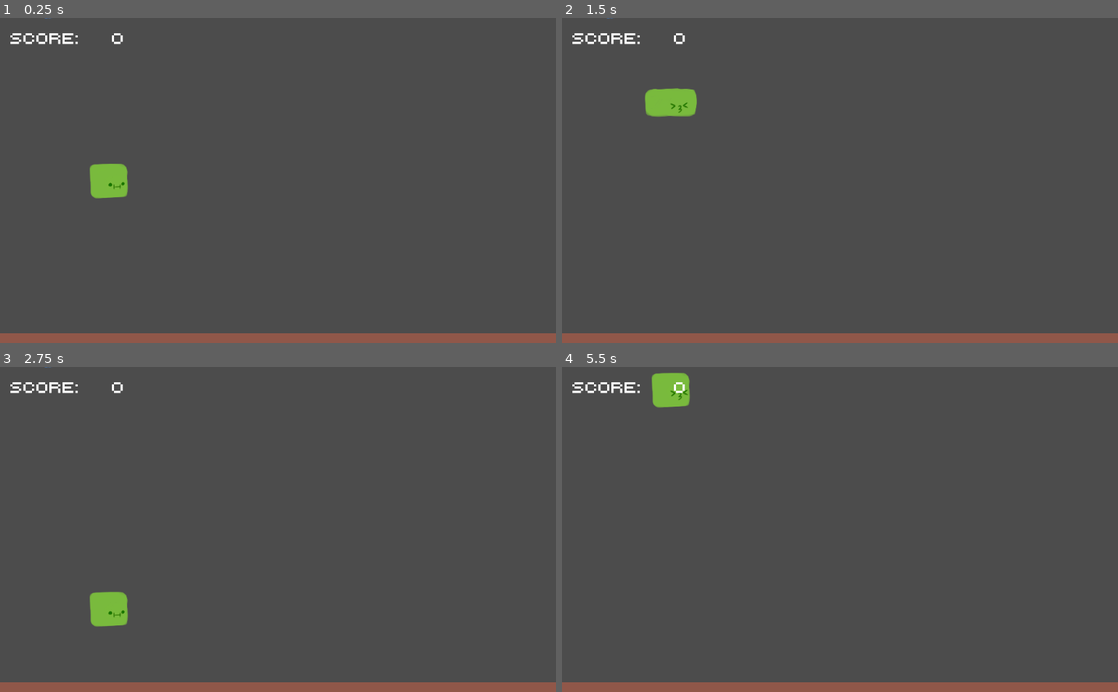
Above: before the commit, frames 1-4 (two rows, left to right).
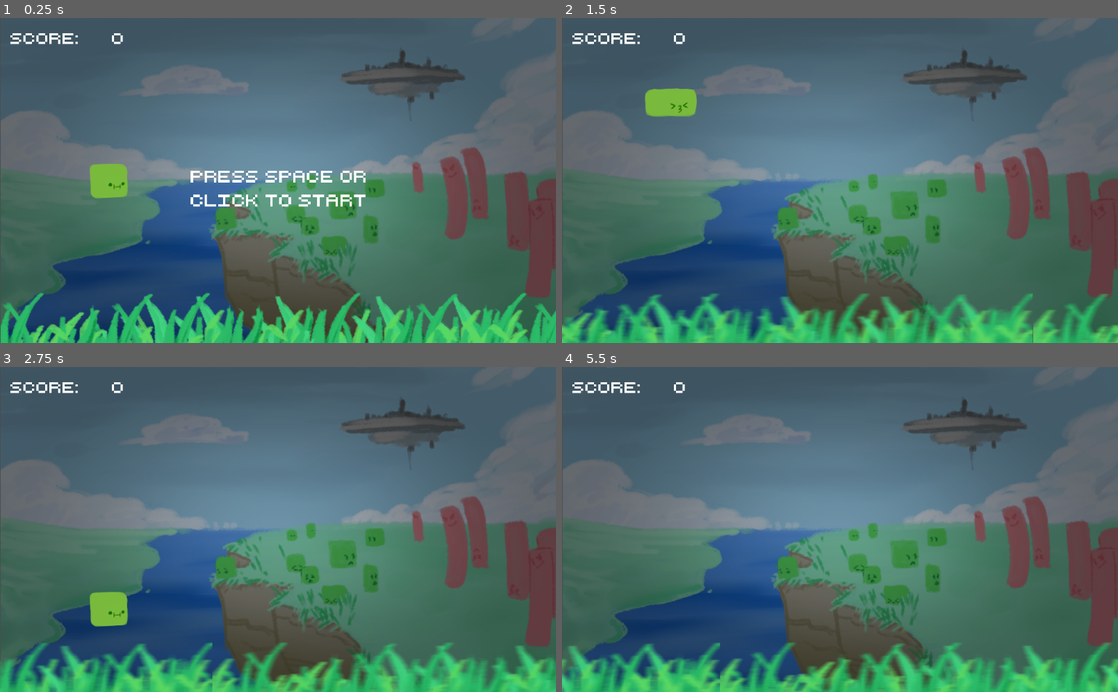
Above: after the commit, the same moments.

Repository: CoryParsnipson/bouncy-block
Game: Godot game, scene res://Main.tscn
The game is run twice, just before and just after one commit, with the same random seed, the same clock (stepped at 60 frames per second) and the same inputs.
Inputs:
- Up to frame 1 (0.25 s): no input
- Up to frame 2 (1.5 s): tap Space (ui_select) at 0.5 s; hold Space (ui_select) 0.53-1.28 s; tap Enter (ui_accept) at 0.77, 0.8, 1.07, 1.35 s
- Up to frame 3 (2.75 s): tap Enter (ui_accept) at 1.52, 1.82, 2.3 s; tap Space (ui_select) at 1.55 s; hold Space (ui_select) from 2.03 s (still down)
- Up to frame 4 (5.5 s): release Space (ui_select) at 2.78 s; tap Space (ui_select) at 2.85, 4.35 s; tap Enter (ui_accept) at 3.02, 3.32, 4.52, 4.82, 5.3 s; hold Enter (ui_accept) 3.53-4.28 s; hold Space (ui_select) from 5.03 s (still down)

The runs differ from the first frame. In frame 1, 80% of the frame differs, in the area x 0-100%, y 0-100%; in frame 2, 80%; in frame 3, 80%; in frame 4, 82%.
Error after the commit: Attempt to call function 'play' in base 'null instance' on a null instance. (res://Main.gd:110)

Commit message:
Add background and foreground art.

Diff:
--- a/Main.gd
+++ b/Main.gd
@@ -6,12 +6,13 @@
 export var barrier_wait_time_max = 3
 export var barrier_gap_radius_min = 80
 export var barrier_gap_radius_max = 120
-export var barrier_min_buffer = 100
+export var barrier_min_buffer = 50
 export var barrier_max_buffer = 100
+export var foreground_speed = 20
 
 export var score = 0
 export var level = 0
-export var to_next_level = 1
+export var to_next_level = 10
 export var barrier_speed = 0
 export var barrier_offset_min = 0
 export var barrier_offset_max = 0
@@ -31,6 +32,7 @@
 	$BarrierUpper/AnimatedSprite.flip_h = true
 
 	reset()
+	$NotificationLabel.text = "Press Space or\nClick to start"
 
 
 func _process(delta):
@@ -38,6 +40,16 @@
 		if Input.is_action_pressed("ui_accept") or Input.is_action_pressed("ui_select"):
 			start_game()
 
+	if game_started:
+		$Foreground/Foreground1.position.x -= foreground_speed
+		$Foreground/Foreground2.position.x -= foreground_speed
+
+		if $Foreground/Foreground1.position.x + $Foreground/Foreground1.texture.get_size().x <= 0:
+			$Foreground/Foreground1.position.x += bounds.size.x + $Foreground/Foreground1.texture.get_size().x
+
+		if $Foreground/Foreground2.position.x + $Foreground/Foreground2.texture.get_size().x <= 0:
+			$Foreground/Foreground2.position.x += bounds.size.x + $Foreground/Foreground2.texture.get_size().x
+
 
 func _physics_process(delta):
 	if !game_started:
@@ -91,6 +103,12 @@
 	$Player.disable_physics = false
 	$Player.disable_input = false
 	$Player.visible = true
+
+	$Foreground/Foreground1.texture = load("res://sprite/foreground.png")
+	$Foreground/Foreground2.texture = load("res://sprite/foreground.png")
+
+	$BackgroundMusic.play(0)
+
 	$BarrierTimer.start()
 
 
@@ -102,12 +120,17 @@
 	$Player.visible = false
 	$BarrierTimer.stop()
 
+	$BackgroundMusic.stop()
+
 	$DeathStartTimer.start();
 	$GameOverTimer.start();
 
 
 func die():
 	$DeathSound.play(0)
+
+	$Foreground/Foreground1.texture = load("res://sprite/foreground2.png")
+	$Foreground/Foreground2.texture = load("res://sprite/foreground2.png")
 
 	# death animation
 	$DeathPop.visible = true
--- a/Main.tscn
+++ b/Main.tscn
@@ -8,6 +8,8 @@
 [ext_resource path="res://sprite/death-1.png" type="Texture" id=6]
 [ext_resource path="res://sounds/death.wav" type="AudioStream" id=7]
 [ext_resource path="res://sprite/death-3.png" type="Texture" id=8]
+[ext_resource path="res://sprite/background.png" type="Texture" id=9]
+[ext_resource path="res://sprite/foreground2.png" type="Texture" id=10]
 
 [sub_resource type="RectangleShape2D" id=1]
 extents = Vector2( 517.483, 23.5903 )
@@ -35,6 +37,13 @@
 [node name="Game" type="Node"]
 script = ExtResource( 1 )
 
+[node name="Sprite" type="Sprite" parent="."]
+position = Vector2( 512.901, 300.05 )
+texture = ExtResource( 9 )
+__meta__ = {
+"_edit_lock_": true
+}
+
 [node name="BarrierTimer" type="Timer" parent="."]
 wait_time = 3.0
 one_shot = true
@@ -53,12 +62,6 @@
 [node name="Floor" type="Area2D" parent="."]
 position = Vector2( -3.33081, 581.745 )
 
-[node name="Polygon2D" type="Polygon2D" parent="Floor"]
-position = Vector2( -0.814514, -6.10352e-05 )
-scale = Vector2( 1.00398, 0.846319 )
-color = Color( 0.568627, 0.345098, 0.290196, 1 )
-polygon = PoolVector2Array( 0, 0, 0, 53, 1024, 52.9999, 1024, 0 )
-
 [node name="CollisionShape2D" type="CollisionShape2D" parent="Floor"]
 position = Vector2( 513.508, 23.0025 )
 shape = SubResource( 1 )
@@ -71,6 +74,17 @@
 
 [node name="BarrierLower" parent="." instance=ExtResource( 3 )]
 position = Vector2( -1.29236, 597.068 )
+
+[node name="Foreground" type="Node2D" parent="."]
+position = Vector2( 513.001, 558.501 )
+scale = Vector2( 1, 0.563725 )
+
+[node name="Foreground1" type="Sprite" parent="Foreground"]
+texture = ExtResource( 10 )
+
+[node name="Foreground2" type="Sprite" parent="Foreground"]
+position = Vector2( 1023, -0.886475 )
+texture = ExtResource( 10 )
 
 [node name="ScoreLabel" type="Label" parent="."]
 margin_left = 16.5695
@@ -116,42 +130,42 @@
 
 [node name="DeathPop1" type="AnimatedSprite" parent="DeathPop"]
 frames = SubResource( 5 )
-frame = 2
 playing = true
 
 [node name="DeathPop2" type="AnimatedSprite" parent="DeathPop"]
 frames = SubResource( 5 )
-frame = 1
+frame = 2
 playing = true
 
 [node name="DeathPop3" type="AnimatedSprite" parent="DeathPop"]
 frames = SubResource( 5 )
-frame = 1
+frame = 2
 playing = true
 
 [node name="DeathPop4" type="AnimatedSprite" parent="DeathPop"]
 frames = SubResource( 5 )
-frame = 1
+frame = 2
 playing = true
 
 [node name="DeathPop5" type="AnimatedSprite" parent="DeathPop"]
 frames = SubResource( 5 )
-frame = 1
+frame = 2
 playing = true
 
 [node name="DeathPop6" type="AnimatedSprite" parent="DeathPop"]
 frames = SubResource( 5 )
-frame = 1
+frame = 2
 playing = true
 
 [node name="DeathPop7" type="AnimatedSprite" parent="DeathPop"]
 frames = SubResource( 5 )
+frame = 1
 playing = true
 
 [node name="DeathPop8" type="AnimatedSprite" parent="DeathPop"]
 position = Vector2( 8, -4 )
 frames = SubResource( 5 )
-frame = 1
+frame = 2
 playing = true
 [connection signal="timeout" from="BarrierTimer" to="." method="_on_BarrierTimer_timeout"]
 [connection signal="timeout" from="GameOverTimer" to="." method="game_over_end"]
Not shown: 1 places in Main.tscn that only renumber resources
Binary file added: sprite/background.png
Not shown, added: sprite/background.png.import
Binary file added: sprite/foreground.png
Not shown, added: sprite/foreground.png.import
Binary file added: sprite/foreground2.png
Not shown, added: sprite/foreground2.png.import
Not shown, added: resource/background.clip
